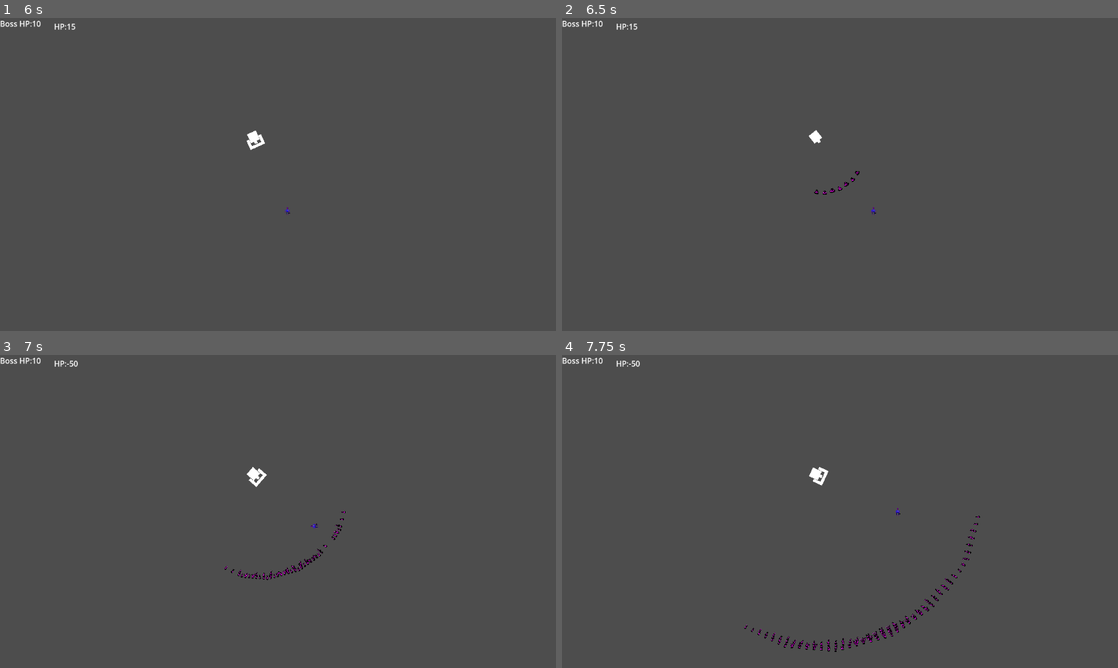
Above: before the commit, frames 1-4 (two rows, left to right).
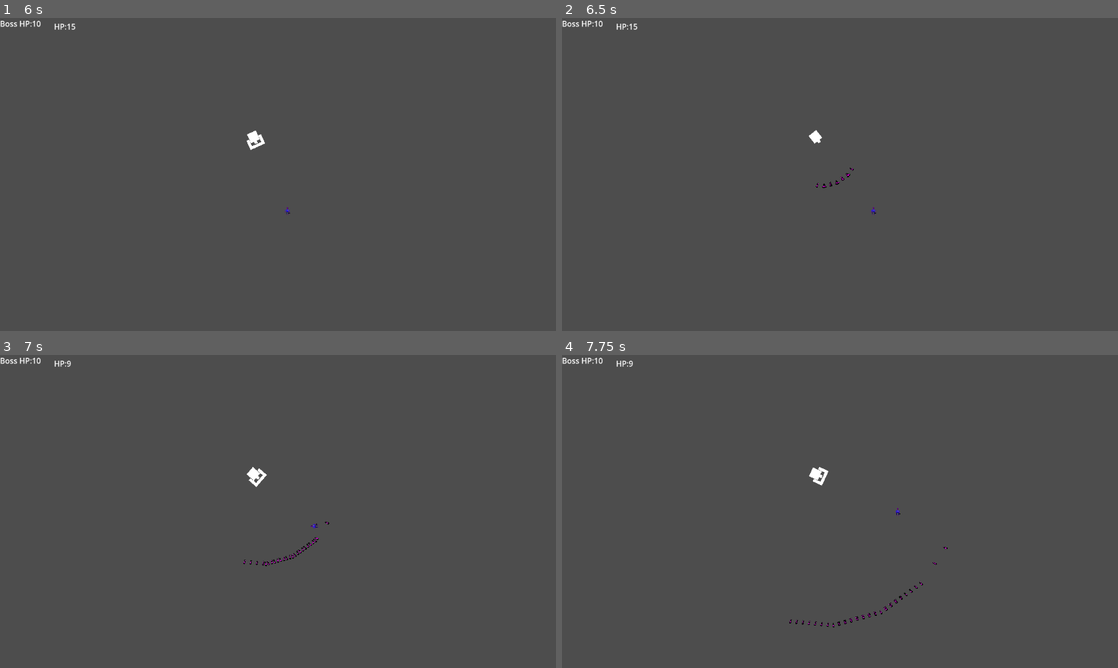
Above: after the commit, the same moments.

Repository: ConquestM/TANKG
Game: Godot game, scene res://assets/Level.tscn
Two runs of this game, one before a commit and one after it. Both use one fixed random seed, a clock stepped at 60 frames per second and the inputs below.
Inputs (mouse positions are in pixels of both pictures, inside the frame that each line leads up to):
- Up to frame 1 (6 s): tap Enter at 0.5 s; move the mouse to (400, 158) at 0.52 s; hold Right (ui_right) 0.53-1.28 s; move the mouse to (166, 190) at 1.27 s; hold Down (ui_down) 1.28-2.03 s; move the mouse to (333, 105) at 2.02 s; hold Right (ui_right) 2.03-2.78 s; tap Space at 2.75 s; move the mouse to (250, 237) at 2.77 s; hold Up (ui_up) 2.78-3.53 s; move the mouse to (444, 221) at 3.52 s; hold Left (ui_left) 3.53-5.03 s; move the mouse to (111, 127) at 4.27 s; move the mouse to (305, 174) at 5.02 s; hold Down (ui_down) 5.03-5.78 s; move the mouse to (194, 96) at 5.77 s; hold Right (ui_right) from 5.78 s (still down)
- Up to frame 2 (6.5 s): keep holding Right (ui_right)
- Up to frame 3 (7 s): move the mouse to (400, 495) at 6.52 s; release Right (ui_right) at 6.53 s; hold Up (ui_up) from 6.53 s (still down)
- Up to frame 4 (7.75 s): move the mouse to (728, 527) at 7.27 s; release Up (ui_up) at 7.28 s; hold Right (ui_right) from 7.28 s (still down)

Frame 1 is identical in both runs. In frame 2, 0.1% of the frame differs, in the area x 45-54%, y 47-57%; in frame 3, 0.3%; in frame 4, 0.7%, in the area x 12-76%, y 1-95%.

Commit message:
Boss heavy balanced, need dash.
Cannot open level, boss or any heavy bullets.

Diff:
--- a/assets/Level.tscn
+++ b/assets/Level.tscn
@@ -1,11 +1,40 @@
-[gd_scene load_steps=5 format=3 uid="uid://din3nn61eqs63"]
+[gd_scene load_steps=7 format=3 uid="uid://din3nn61eqs63"]
 
 [ext_resource type="Script" path="res://scripts/UI.gd" id="1_08bfy"]
 [ext_resource type="PackedScene" uid="uid://c27rlmxl5mmbk" path="res://assets/BOss1.tscn" id="2_l0tn8"]
 [ext_resource type="PackedScene" uid="uid://cou1mvn4ls013" path="res://assets/Player.tscn" id="3_frrkb"]
 [ext_resource type="PackedScene" uid="uid://btij6l30ipepu" path="res://assets/Turret.tscn" id="4_m4apl"]
 
+[sub_resource type="RectangleShape2D" id="RectangleShape2D_gti0c"]
+size = Vector2(1246, 87)
+
+[sub_resource type="RectangleShape2D" id="RectangleShape2D_rt8sk"]
+size = Vector2(46, 858.875)
+
 [node name="Map" type="Node2D"]
+
+[node name="Area2D" type="Area2D" parent="."]
+metadata/Block = true
+
+[node name="CollisionShape2D4" type="CollisionShape2D" parent="Area2D"]
+position = Vector2(584, 722)
+shape = SubResource("RectangleShape2D_gti0c")
+metadata/Block = true
+
+[node name="CollisionShape2D" type="CollisionShape2D" parent="Area2D"]
+position = Vector2(-35, 382)
+shape = SubResource("RectangleShape2D_rt8sk")
+metadata/Block = true
+
+[node name="CollisionShape2D2" type="CollisionShape2D" parent="Area2D"]
+position = Vector2(1207, 321)
+shape = SubResource("RectangleShape2D_rt8sk")
+metadata/Block = true
+
+[node name="CollisionShape2D3" type="CollisionShape2D" parent="Area2D"]
+position = Vector2(599, -69)
+shape = SubResource("RectangleShape2D_gti0c")
+metadata/Block = true
 
 [node name="CanvasLayer" type="CanvasLayer" parent="."]
 script = ExtResource("1_08bfy")
--- a/assets/Megabullet.tscn
+++ b/assets/Megabullet.tscn
@@ -29,7 +29,7 @@
 autostart = true
 
 [node name="Apoptosis" type="Timer" parent="."]
-wait_time = 0.2
+wait_time = 0.101
 
 [connection signal="area_entered" from="." to="." method="_on_area_entered"]
 [connection signal="timeout" from="Meiosis" to="." method="_on_meiosis_timeout"]
--- a/assets/Megabulletb.tscn
+++ b/assets/Megabulletb.tscn
@@ -29,7 +29,7 @@
 autostart = true
 
 [node name="Apoptosis" type="Timer" parent="."]
-wait_time = 0.2
+wait_time = 0.101
 one_shot = true
 autostart = true
 
--- a/assets/Megabulletc.gd
+++ b/assets/Megabulletc.gd
@@ -2,7 +2,7 @@
 @export var megabullet_scene: PackedScene
 @onready var global = get_node("/root/global")
 
-var speed = 200
+var speed = 170
 var despawn = 0
 var friendly = false
 # Called when the node enters the scene tree for the first time.
@@ -21,7 +21,7 @@
 	if area.has_meta("Block"):
 		queue_free()
 	if area.has_meta("Player") and not friendly:
-		global.HP -= 5
+		global.HP -= 1
 		print("pd")
 		queue_free()
 	if area.has_meta("Boss") and friendly:
--- a/assets/Megabulletc.tscn
+++ b/assets/Megabulletc.tscn
@@ -29,7 +29,7 @@
 autostart = true
 
 [node name="Apoptosis" type="Timer" parent="."]
-wait_time = 0.2
+wait_time = 0.101
 one_shot = true
 autostart = true
 
--- a/scripts/Megabullet.gd
+++ b/scripts/Megabullet.gd
@@ -2,7 +2,7 @@
 @export var megabulletb_scene: PackedScene
 @onready var global = get_node("/root/global")
 
-var speed = 200
+var speed = 170
 var despawn = 0
 var friendly = false
 # Called when the node enters the scene tree for the first time.
@@ -37,7 +37,7 @@
 	if area.has_meta("Block"):
 		queue_free()
 	if area.has_meta("Player") and not friendly:
-		global.HP -= 5
+		global.HP -= 1
 		print("pd")
 		queue_free()
 	if area.has_meta("Boss") and friendly:
--- a/scripts/Megabulletb.gd
+++ b/scripts/Megabulletb.gd
@@ -2,28 +2,11 @@
 @export var megabulletc_scene: PackedScene
 @onready var global = get_node("/root/global")
 
-var speed = 200
+var speed = 170
 var despawn = 0
 var friendly = false
 # Called when the node enters the scene tree for the first time.
 func _ready():
-	$Meiosis.start()
-func _on_meiosis_timeout():
-	var megabulletc = megabulletc_scene.instantiate()
-	add_sibling(megabulletc)
-	megabulletc.global_position = global_position
-	megabulletc.rotation = global_rotation
-
-	var megabullet2c = megabulletc_scene.instantiate()
-	add_sibling(megabullet2c)
-	megabullet2c.global_position = global_position
-	megabullet2c.rotation = global_rotation+170
-
-	var megabullet3c = megabulletc_scene.instantiate()
-	add_sibling(megabullet3c)
-	megabullet3c.global_position = global_position
-	megabullet3c.rotation = global_rotation-170
-
 	$Meiosis.start()
 
 
@@ -37,7 +20,7 @@
 	if area.has_meta("Block"):
 		queue_free()
 	if area.has_meta("Player") and not friendly:
-		global.HP -= 5
+		global.HP -= 1
 		print("pd")
 		queue_free()
 	if area.has_meta("Boss") and friendly:
